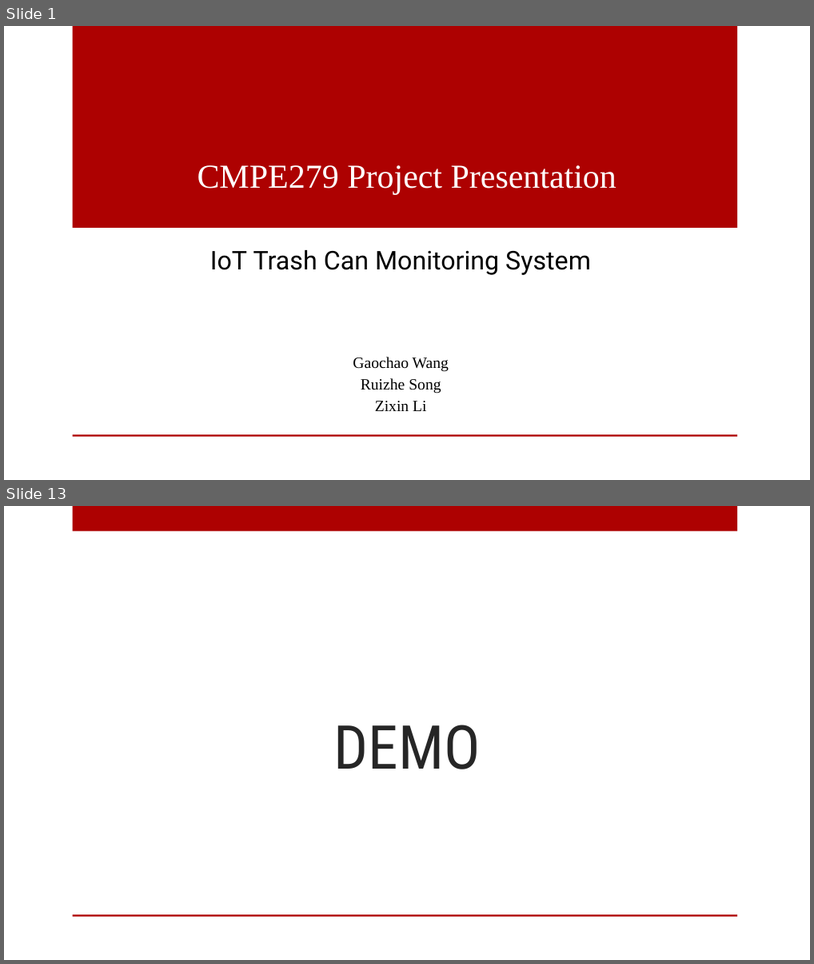
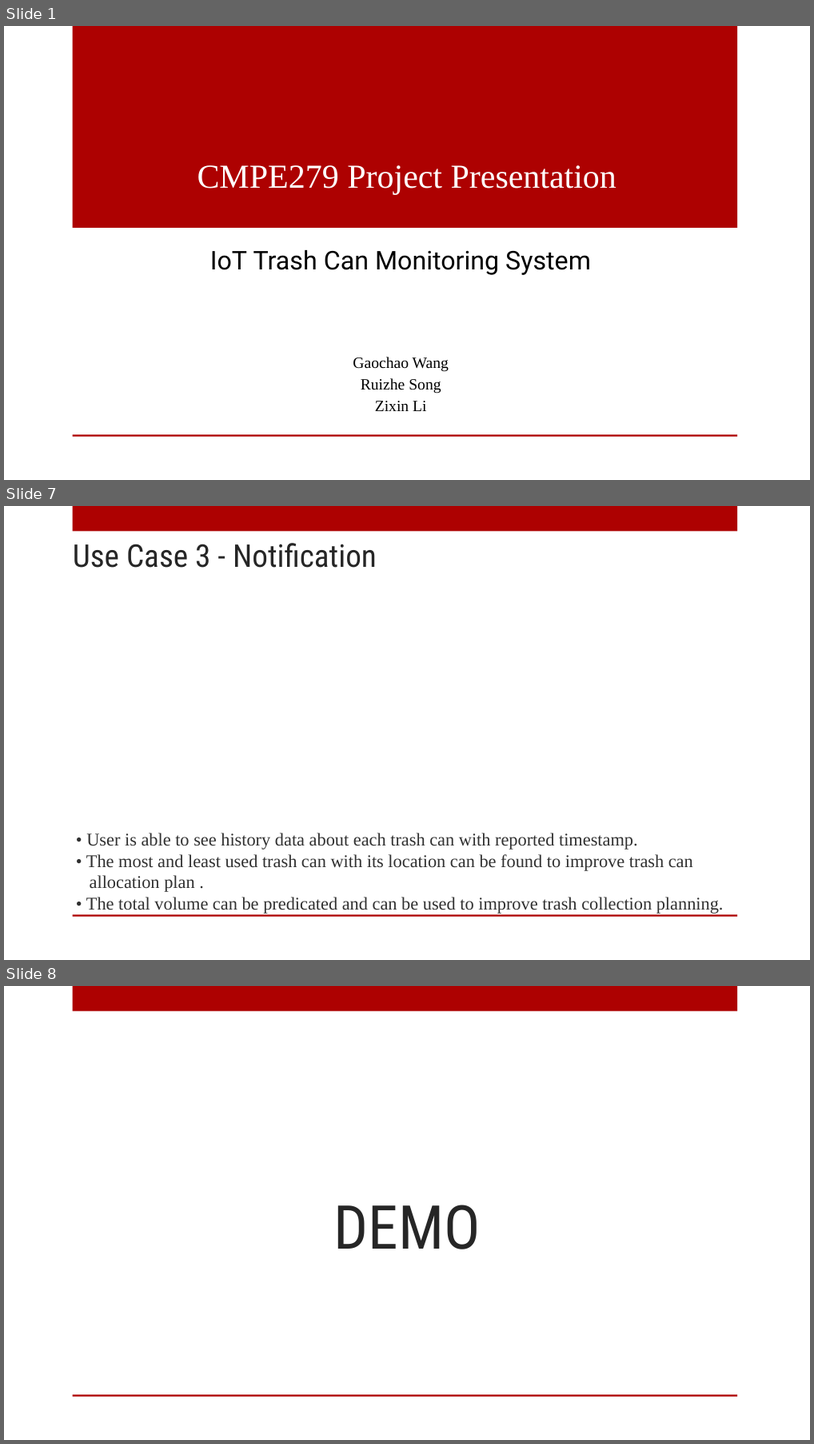
Before and after one commit to 504steven/IoT-TrashCanMonitoringSys, a slide deck: 297 Project Presentation.pptx. Shown one above the other, each under a label of ours: slides 1 and 13 before the commit, slides 1, 7 and 8 after it; the slides between them are not shown. The pictures are 814x964 and 814x1444 pixels, drawn with LibreOffice and Linux fonts; fonts in the diff are those of the drawing; background and template pictures are left out. Boxes give left, top, right and bottom in pixels: in the first picture for what was removed or moved away, otherwise in the second. Text is boxed around its words. In the diff, an @@ line names an element or a change of style, - is before the commit and + after.

```diff
--- a/297 Project Presentation.pptx
+++ b/297 Project Presentation.pptx
@@ slide 7 added at (4,506,810,960), background picture (left out); not listed: 2 template elements that a slide beside it also shows @@
@@ title added at (73,543,377,568), 28 pt, text #262626 @@
+Use Case 3 - Notification
@@ text added at (86,832,724,913), 16 pt, text #303030 @@
+• User is able to see history data about each trash can with reported timestamp.
+• The most and least used trash can with its location can be found to improve trash can
+allocation plan .
+• The total volume can be predicated and can be used to improve trash collection planning.
@@ what was slide 13 is now slide 8 @@
```
Also in this commit, not shown: 1 slide changed, 4 other slides added, 10 slides removed, 1 other file.
